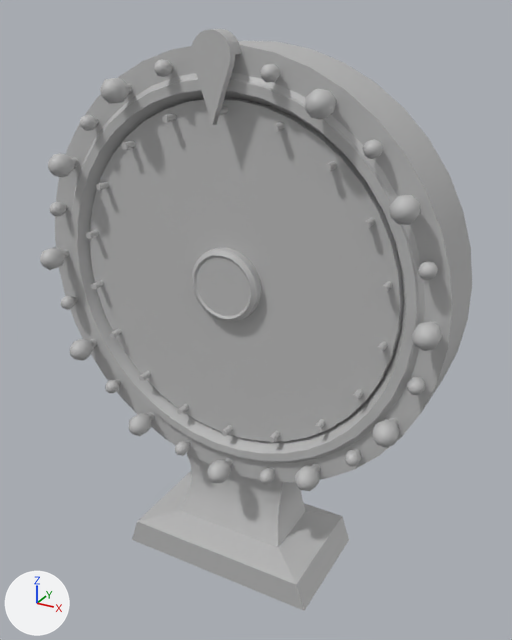
The FBX model Assets/Prefabs/Models/Wheel model/SM_WheelPrototype.fbx as it was, and as the next commit left it.
Before and after are seen from a camera (50 mm lens) standing at (1.33, -4.17, 2.27) and looking at (0.06, -1.86, 1.12). Lighting does not change. The marker at lower left points along +X, +Y and +Z. Where no turn or scale is listed for an object, it has been applied to the vertices.

Script lines for the objects in view, before the commit:
```python
me_mesh = bpy.data.meshes.new('Mesh')
me_mesh.from_pydata(...)  # 282 vertices, 320 faces; spans x -0.86..0.86, y -0.16..0.14, z -0.86..0.86
me_mesh.materials.append(mat_lambert1)  # grey #bcbcbc
me_mesh_001 = bpy.data.meshes.new('Mesh.001')
me_mesh_001.from_pydata(...)  # 82 vertices, 100 faces; spans x -0.146..0.146, y -0.046..0.034, z -0.146..0.146
me_mesh_001.materials.append(mat_lambert1)  # grey #bcbcbc
me_mesh_002 = bpy.data.meshes.new('Mesh.002')
me_mesh_002.from_pydata(...)  # 64 vertices, 86 faces; spans x -0.076..0.076, y -0.016..0.053, z -0.227..0.076
me_mesh_002.materials.append(mat_lambert1)  # grey #bcbcbc
me_mesh_003 = bpy.data.meshes.new('Mesh.003')
me_mesh_003.from_pydata(...)  # 32 vertices, 30 faces; spans x -0.445..0.445, y -0.291..0.197, z 0.0..0.516
me_mesh_003.materials.append(mat_lambert1)  # grey #bcbcbc
me_mesh_004 = bpy.data.meshes.new('Mesh.004')
me_mesh_004.from_pydata(...)  # 478 vertices, 660 faces; spans x -0.682..0.682, y -0.08..0.08, z -0.682..0.682
me_mesh_004.materials.append(mat_lambert1)  # grey #bcbcbc
ob_centersphere = bpy.data.objects.new('CenterSphere', me_mesh_001)
ob_centersphere.location = (0.0, -1.973, 1.3)
ob_mainframe = bpy.data.objects.new('MainFrame', me_mesh)
ob_mainframe.location = (0.0, -1.853, 1.3)
ob_pointer = bpy.data.objects.new('Pointer', me_mesh_002)
ob_pointer.location = (0.0, -2.044, 2.133)
ob_stand = bpy.data.objects.new('Stand', me_mesh_003)
ob_stand.location = (0.0, -1.853, 0.0)
ob_wheel = bpy.data.objects.new('Wheel', me_mesh_004)
ob_wheel.location = (0.0, -1.945, 1.3)
# also in view: 'Lights' at (0.0, -2.04, 1.28)
```
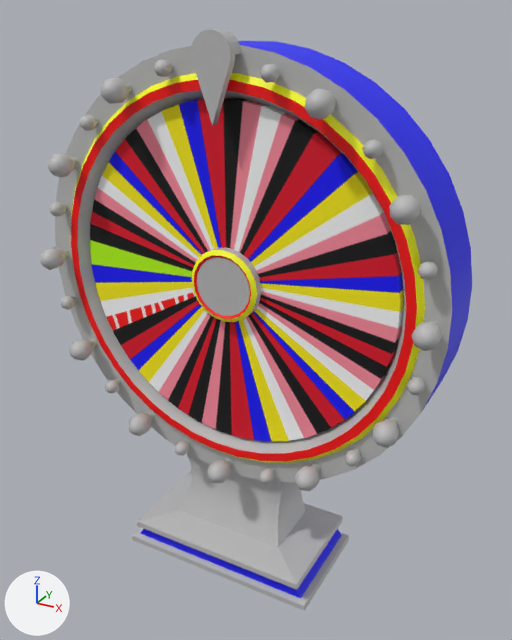
Commit message: Wheel Model

Location of each change, (x1, y1, x2, y2) in pixels of the pictures (512 x 640 px):
'Wheel', reshaped: before (86, 98, 404, 443); after (90, 98, 404, 441)
part 1 of me_mesh, cut back: (71, 73, 425, 463) in both
part 2 of me_mesh, recoloured (grey to blue): (238, 41, 472, 406) in both
part 3 of me_mesh, recoloured (grey to red): (71, 80, 417, 461) in both
part 4 of me_mesh_003, built on: (132, 517, 349, 611) in both
part 5 of me_mesh_001, recoloured (grey to yellow): (192, 250, 257, 322) in both
part 6 of me_mesh_001, recoloured (grey to red): (194, 256, 251, 319) in both
part 7 of me_mesh_004, deleted: before (86, 106, 392, 443)
part 8 of me_mesh_004, recoloured: (90, 98, 404, 441) in both

The edits, one by one:
Picture 'T_Wheel_C.png' (img_t_wheel_c_png) is new.
Material 'blinn1' (mat_blinn1) is new.
Its texture is img_t_wheel_c_png.
Its roughness is 0.749.
Material 'Yellow' (mat_yellow) is new.
Its base color is (1.0, 1.0, 0.0) (yellow #ffff00).
Material 'Red' (mat_red) is new.
Its base color is (1.0, 0.0, 0.0) (red #ff0000).
Material 'Red_Emissive' (mat_red_emissive) is new.
Its base color is (0.5, 0.5, 0.5) (grey #bcbcbc).
Material 'Blue' (mat_blue) is new.
Its base color is (0.0, 0.0, 1.0) (blue #0000ff).
Material 'White' (mat_white) is new.
Its base color is (0.5, 0.5, 0.5) (grey #bcbcbc).
me_mesh_004 is used by ob_wheel; location (0.0, -1.945, 1.3).
me_mesh_004 had 478 vertices, 660 faces and spanned x -0.682..0.682, y -0.08..0.08, z -0.682..0.682.
me_mesh_004 now has 82 vertices, 120 faces and spans x -0.682..0.682, y -0.029..0.063, z -0.682..0.682.
me_mesh_004 part 7: 18 loose pieces with 396 vertices, spanning x -0.65..0.65, y -0.08..0.08, z -0.66..0.66, are deleted.
me_mesh_004 part 8: 120 faces spanning x -0.682..0.682, y -0.029..0.063, z -0.682..0.682 switch from mat_lambert1 (grey #bcbcbc) to mat_blinn1 (picture img_t_wheel_c_png).
me_mesh_001 has 82 vertices, 100 faces and spans x -0.146..0.146, y -0.046..0.034, z -0.146..0.146.
me_mesh_001 is used by ob_centersphere; location (0.0, -1.973, 1.3).
me_mesh_001 part 5: 20 of the faces centred in x -0.134..0.134, y -0.04, z -0.134..0.134 switch from mat_lambert1 (grey #bcbcbc) to mat_yellow (yellow #ffff00).
me_mesh_001 part 6: all 20 faces centred in x -0.12..0.12, y -0.043, z -0.12..0.12 switch from mat_lambert1 (grey #bcbcbc) to mat_red (red #ff0000).
me_mesh is used by ob_mainframe; location (0.0, -1.853, 1.3).
me_mesh had 282 vertices, 320 faces and spanned x -0.86..0.86, y -0.16..0.14, z -0.86..0.86.
me_mesh now has 242 vertices, 280 faces and spans x -0.86..0.86, y -0.16..0.14, z -0.86..0.86.
Part 1, on me_mesh:
40 vertices are removed from x -0.76..0.76, y -0.15, z -0.76..0.76.
80 faces are deleted.
40 new faces join them, mat_yellow (yellow #ffff00).
me_mesh part 2: 40 faces spanning x -0.86..0.86, y -0.14..0.14, z -0.86..0.86 switch from mat_lambert1 (grey #bcbcbc) to mat_blue (blue #0000ff).
me_mesh part 3: 40 faces spanning x -0.75..0.75, y -0.16, z -0.75..0.75 switch from mat_lambert1 (grey #bcbcbc) to mat_red (red #ff0000).
me_mesh now uses material mat_yellow (yellow #ffff00).
me_mesh now uses material mat_white (grey #bcbcbc).
me_mesh_003 is used by ob_stand; location (0.0, -1.853, 0.0).
me_mesh_003 had 32 vertices, 30 faces and spanned x -0.445..0.445, y -0.291..0.197, z 0.0..0.516.
me_mesh_003 now has 48 vertices, 46 faces and spans x -0.445..0.445, y -0.291..0.197, z 0.0..0.516.
Part 4, on me_mesh_003:
4 faces are deleted.
16 vertices are added at x -0.44..0.44, y -0.291..0.197, z 0.025..0.097.
4 new faces join them, mat_blue (blue #0000ff).
8 new faces join them, mat_lambert1 (grey #bcbcbc).
8 new faces join them, mat_red_emissive (grey #bcbcbc).
me_mesh_003 now uses material mat_blue (blue #0000ff).
me_mesh_003 now uses material mat_red_emissive (grey #bcbcbc).
